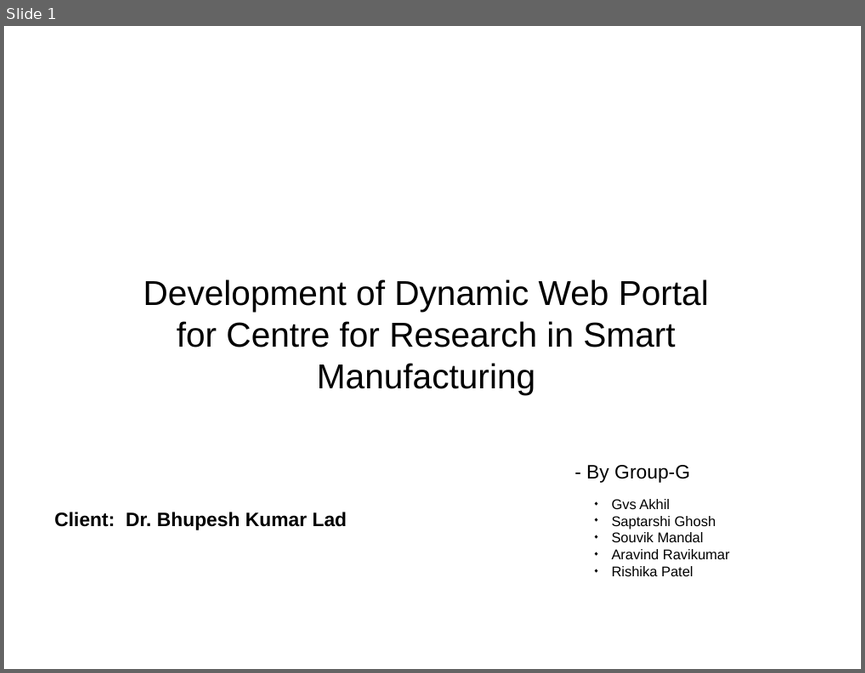
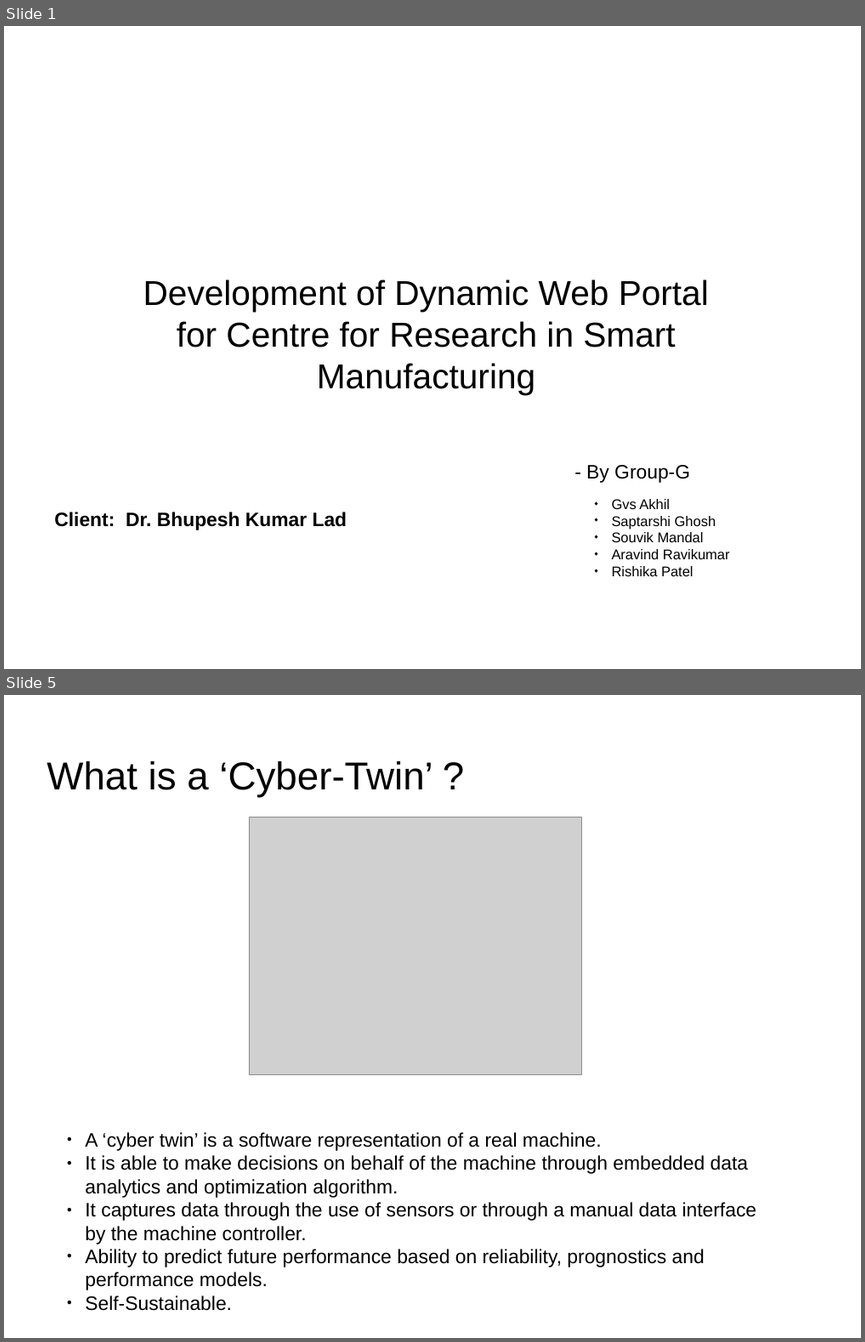
Before and after one commit to vicennial/Group-G, a slide deck: Presentation/Intro.odf.odp. Shown one above the other, each under a label of ours: slide 1 before the commit, slides 1 and 5 after it; the slides between them are not shown. The pictures are 865x673 and 865x1342 pixels, drawn with LibreOffice and Linux fonts; fonts in the diff are those of the drawing; grey boxes stand for pictures; background and template pictures are left out. Boxes give left, top, right and bottom in pixels: in the first picture for what was removed or moved away, otherwise in the second. Text is boxed around its words. In the diff, an @@ line names an element or a change of style, - is before the commit and + after.

```diff
--- a/Presentation/Intro.odf.odp
+++ b/Presentation/Intro.odf.odp
@@ slide 5 added at box(4, 695, 861, 1338), background picture (left out) @@
@@ title added at box(46, 761, 432, 798), 36 pt, text #000000 @@
+What is a ‘Cyber-Twin’ ?
@@ picture added at box(249, 817, 582, 1074) @@
@@ text added at box(85, 1132, 757, 1310), 18 pt, text #000000 @@
+● A ‘cyber twin’ is a software representation of a real machine.
+● It is able to make decisions on behalf of the machine through embedded data analytics and optimization algorithm.
+● It captures data through the use of sensors or through a manual data interface by the machine controller.
+● Ability to predict future performance based on reliability, prognostics and performance models.
+● Self-Sustainable.
```
Also in this commit, not shown: 2 slides changed, 2 other slides added, 3 other files.
